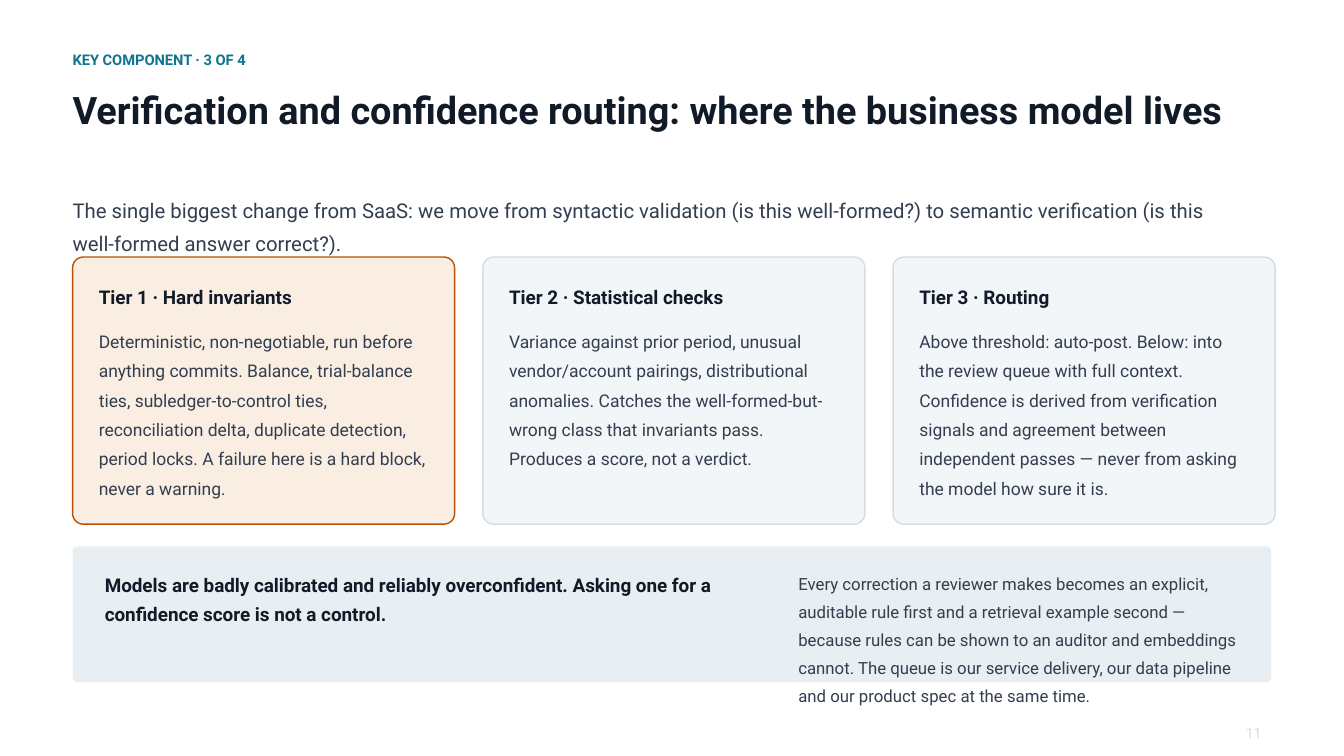
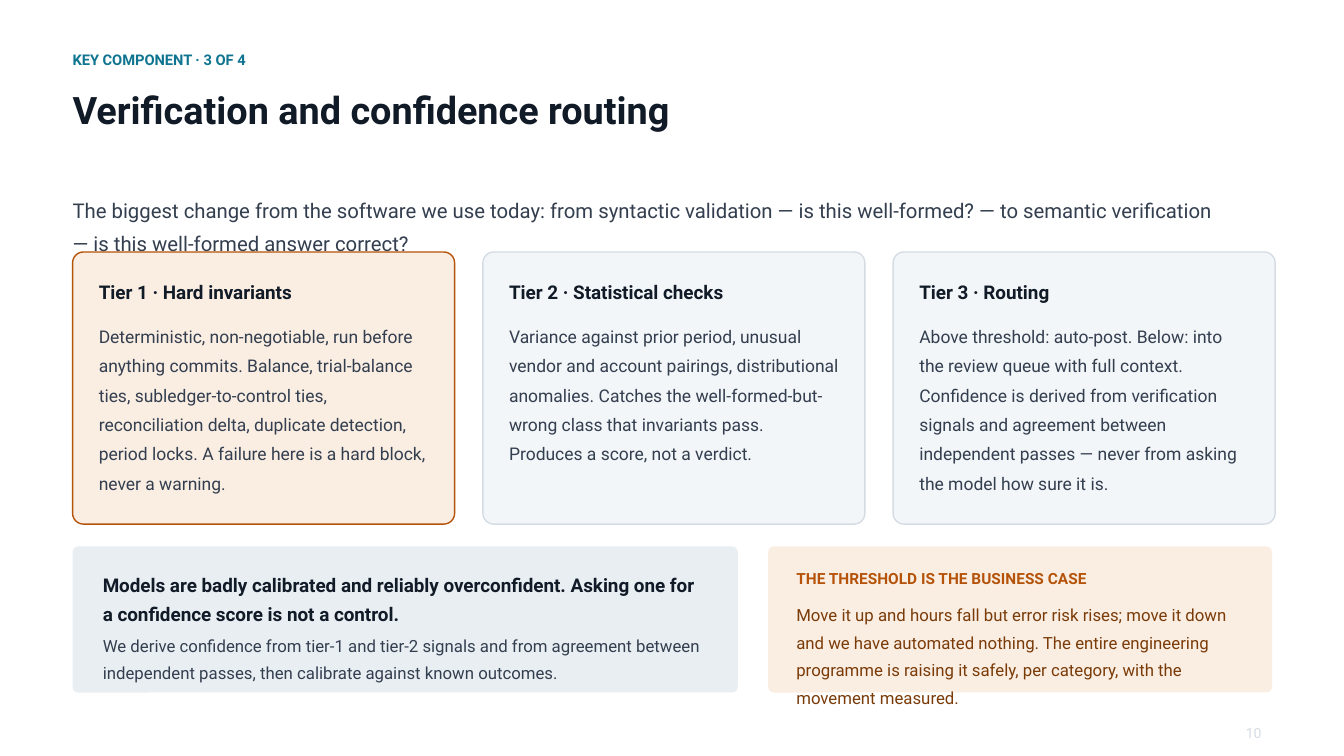
Before and after one commit to cllu/aimi-accounting-software-proposal, a slide deck: slide 11 of agent-native-accounting-deck.pptx (slide 12 before the commit). Drawn at 1344x756 pixels with LibreOffice and Linux fonts; fonts in the diff are those of the drawing. Boxes give left, top, right and bottom in pixels: in the first picture for what was removed or moved away, otherwise in the second. Text is boxed around its words. In the diff, an @@ line names an element or a change of style, - is before the commit and + after.

```diff
--- a/agent-native-accounting-deck.pptx
+++ b/agent-native-accounting-deck.pptx
@@ text at (73,95,669,132): text changed @@
-Verification and confidence routing: where the business model lives
+Verification and confidence routing
@@ text at (73,202,1212,253): text changed @@
-The single biggest change from SaaS: we move from syntactic validation (is this well-formed?) to semantic verification (is this well-formed answer correct?).
+The biggest change from the software we use today: from syntactic validation — is this well-formed? — to semantic verification — is this well-formed answer correct?
@@ rounded rectangle: place and size @@
-rounded rectangle at (73,257,455,524)
+rounded rectangle at (73,252,455,524)
@@ rounded rectangle: place and size @@
-rounded rectangle at (483,257,865,524)
+rounded rectangle at (483,252,865,524)
@@ rounded rectangle: place and size @@
-rounded rectangle at (893,257,1275,524)
+rounded rectangle at (893,252,1275,524)
@@ 3 texts: place and size @@
-3 texts at (99,289,1049,308)
+3 texts at (99,284,1049,303)
@@ text "Deterministic, non-negotiable, run before anything ...": place and size @@
-text "Deterministic, non-negotiable, run before anything ..." at (99,334,425,499)
+text "Deterministic, non-negotiable, run before anything ..." at (99,329,425,494)
@@ text "Above threshold: auto-post. Below: into ...": place and size @@
-text "Above threshold: auto-post. Below: into ..." at (919,335,1237,495)
+text "Above threshold: auto-post. Below: into ..." at (919,330,1237,490)
@@ text at (509,330,839,463): text changed @@
-Variance against prior period, unusual vendor/account pairings, distributional anomalies. Catches the well-formed-but-wrong class that invariants pass. Produces a score, not a verdict.
+Variance against prior period, unusual vendor and account pairings, distributional anomalies. Catches the well-formed-but-wrong class that invariants pass. Produces a score, not a verdict.
@@ rounded rectangle: place and size @@
-rounded rectangle at (73,546,1271,683)
+rounded rectangle at (73,546,738,693)
@@ text "Models are badly calibrated and ..." rewrapped from (105,577,711,621) to (103,577,694,621) @@
@@ rounded rectangle added at (768,546,1272,693), fill #FAEEE3 @@
@@ text added at (796,573,1087,584), 11 pt, text #B45309, bold @@
+THE THRESHOLD IS THE BUSINESS CASE
@@ text removed at (798,577,1236,706) @@
-Every correction a reviewer makes becomes an explicit, auditable rule first and a retrieval example second — because rules can be shown to an auditor and embeddings cannot. The queue is our service delivery, our data pipeline and our product spec at the same time.
@@ text added at (796,608,1226,680), 12 pt, text #7A3B08 @@
+Move it up and hours fall but error risk rises; move it down and we have automated nothing. The entire engineering programme is raising it safely, per category, with the movement measured.
@@ text added at (103,639,699,683), 12 pt, text #333E4F @@
+We derive confidence from tier-1 and tier-2 signals and from agreement between independent passes, then calibrate against known outcomes.
@@ text added at (1246,728,1262,738), 10 pt, text #D5DCE4 @@
+10
```
Also in this commit, not shown: 7 other slides changed, 9 slides added, 10 slides removed, 1 other file.
